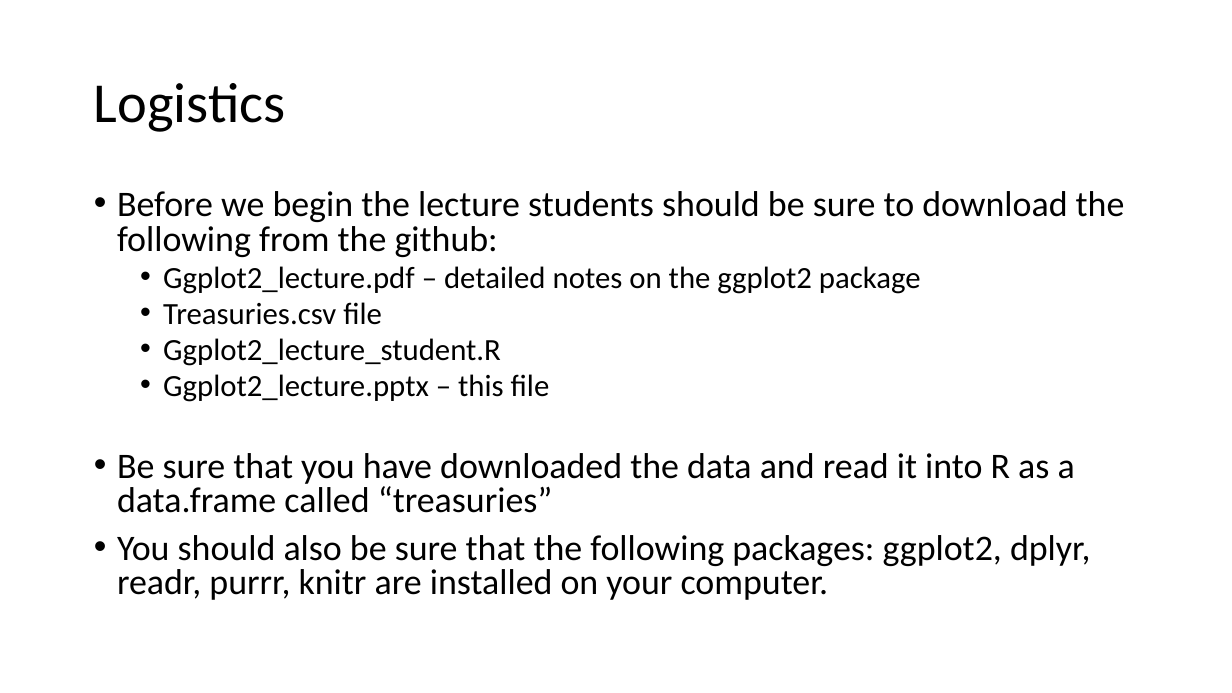
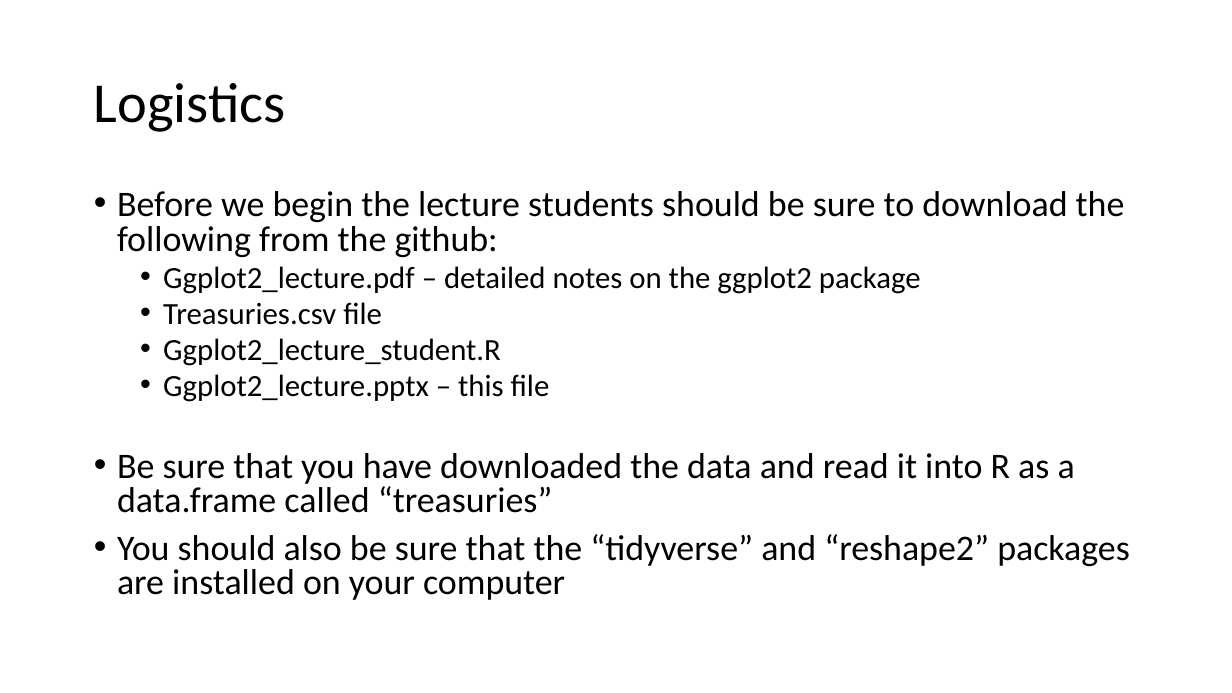
Before and after one commit to wampeh1/Ecog314_Spring2017, a slide deck: slide 2 of lecture7/GGPlot2_lecture.pptx. Drawn at 1232x693 pixels with LibreOffice and Linux fonts; fonts in the diff are those of the drawing. Boxes give left, top, right and bottom in pixels: in the first picture for what was removed or moved away, otherwise in the second. Text is boxed around its words. In the diff, an @@ line names an element or a change of style, - is before the commit and + after.

```diff
--- a/lecture7/GGPlot2_lecture.pptx
+++ b/lecture7/GGPlot2_lecture.pptx
@@ text at (117, 534, 1130, 600): text changed @@
-• You should also be sure that the following packages: ggplot2, dplyr, readr, purrr, knitr are installed on your computer.
+• You should also be sure that the “tidyverse” and “reshape2” packages are installed on your computer
```
Also in this commit, not shown: 6 other slides changed, 4 slides added.
